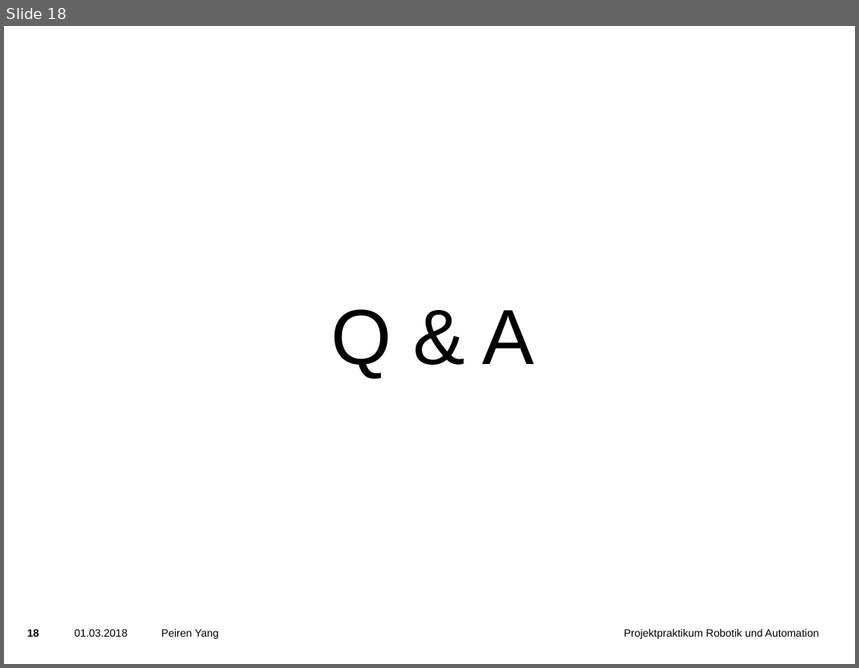
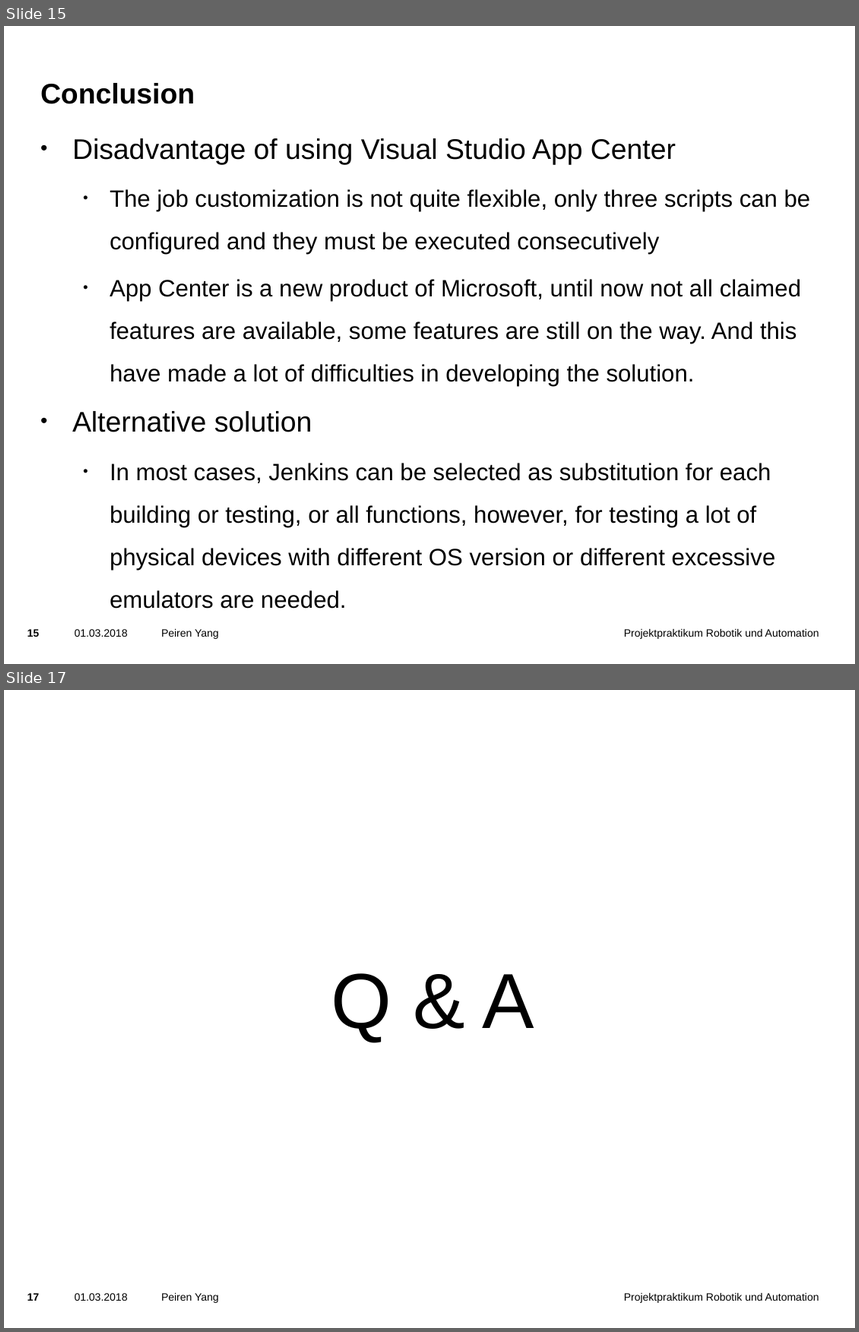
Before and after one commit to yangpeiren/SimpleCalculator, a slide deck: SimpleCalculator/doc/Cross-Platform App Development with Xamarin and Visual Studio App Center.pptx. Shown one above the other, each under a label of ours: slide 18 before the commit, slides 15 and 17 after it; the slides between them are not shown. The pictures are 859x668 and 859x1332 pixels, drawn with LibreOffice and Linux fonts; fonts in the diff are those of the drawing; background and template pictures are left out. Boxes give left, top, right and bottom in pixels: in the first picture for what was removed or moved away, otherwise in the second. Text is boxed around its words. In the diff, an @@ line names an element or a change of style, - is before the commit and + after.

```diff
--- a/SimpleCalculator/doc/Cross-Platform App Development with Xamarin and Visual Studio App Center.pptx
+++ b/SimpleCalculator/doc/Cross-Platform App Development with Xamarin and Visual Studio App Center.pptx
@@ slide 15 added at (4,26,855,664), background picture (left out); not listed: 3 template elements that a slide beside it also shows @@
@@ title added at (40,83,195,104), 24 pt, text #000000, bold @@
+Conclusion
@@ text added at (72,138,811,570), 20 pt, text #000000 @@
+• Disadvantage of using Visual Studio App Center
+  • The job customization is not quite flexible, only three scripts can be configured and they must be executed consecutively
+  • App Center is a new product of Microsoft, until now not all claimed features are available, some features are still on the way. And this have made a lot of difficulties in developing the solution.
+• Alternative solution
+  • In most cases, Jenkins can be selected as substitution for each building or testing, or all functions, however, for testing a lot of physical devices with different OS version or different excessive emulators are needed.
@@ text added at (161,629,219,639), 9 pt, text #000000 @@
+Peiren Yang
@@ what was slide 18 is now slide 17 @@
@@ page number at (28,1293,40,1301): text changed @@
-18
+17
```
Also in this commit, not shown: 2 slides changed, 13 other slides added, 14 slides removed.
